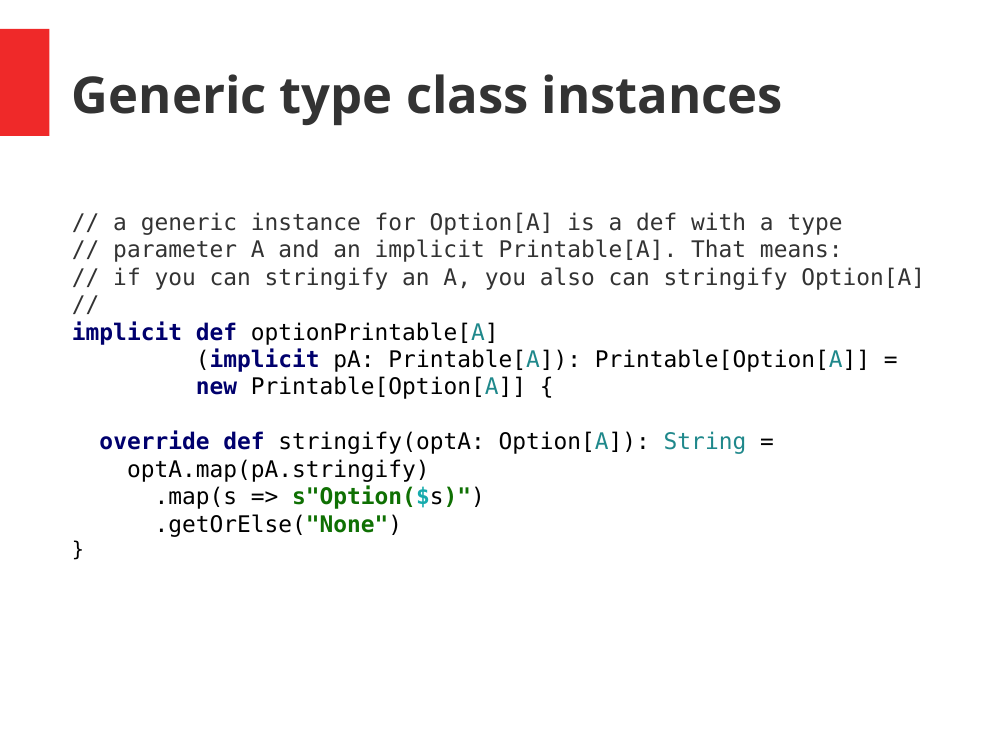
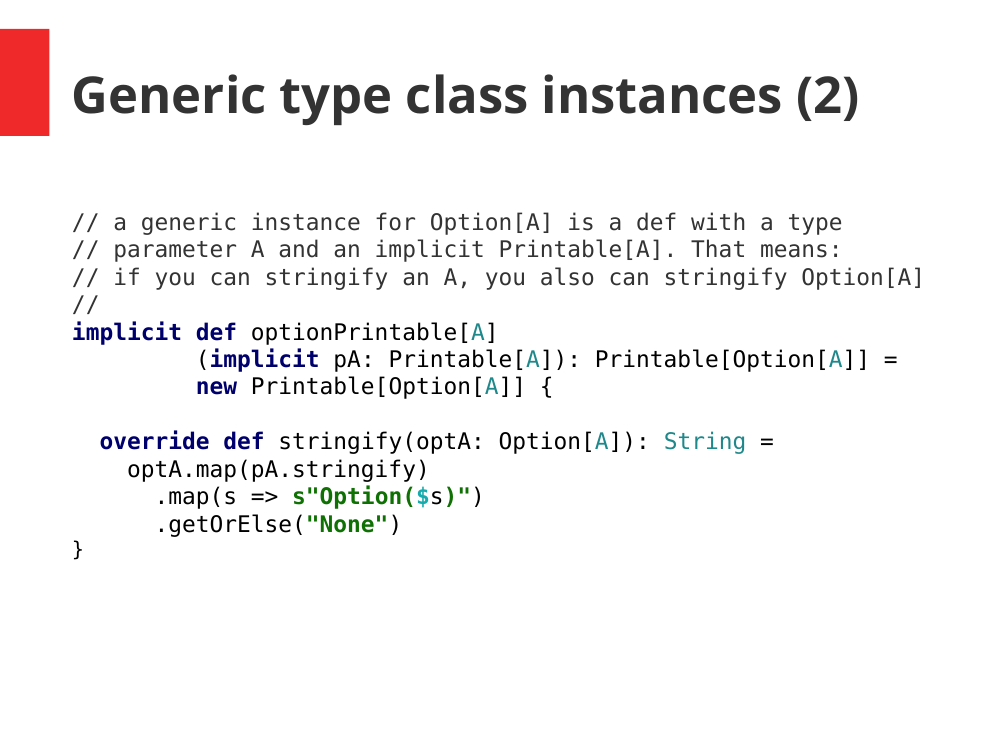
Before and after one commit to hermannhueck/typeclasses, a slide deck: slide 21 of Slides/TypeClasses.pptx. Drawn at 1008x756 pixels with LibreOffice and Linux fonts; fonts in the diff are those of the drawing. Boxes give left, top, right and bottom in pixels: in the first picture for what was removed or moved away, otherwise in the second. Text is boxed around its words. In the diff, an @@ line names an element or a change of style, - is before the commit and + after.

```diff
--- a/Slides/TypeClasses.pptx
+++ b/Slides/TypeClasses.pptx
@@ text at bbox=[72, 74, 859, 125]: text changed @@
-Generic type class instances
+Generic type class instances (2)
```
Also in this commit, not shown: 4 other slides changed, 1 other file.
